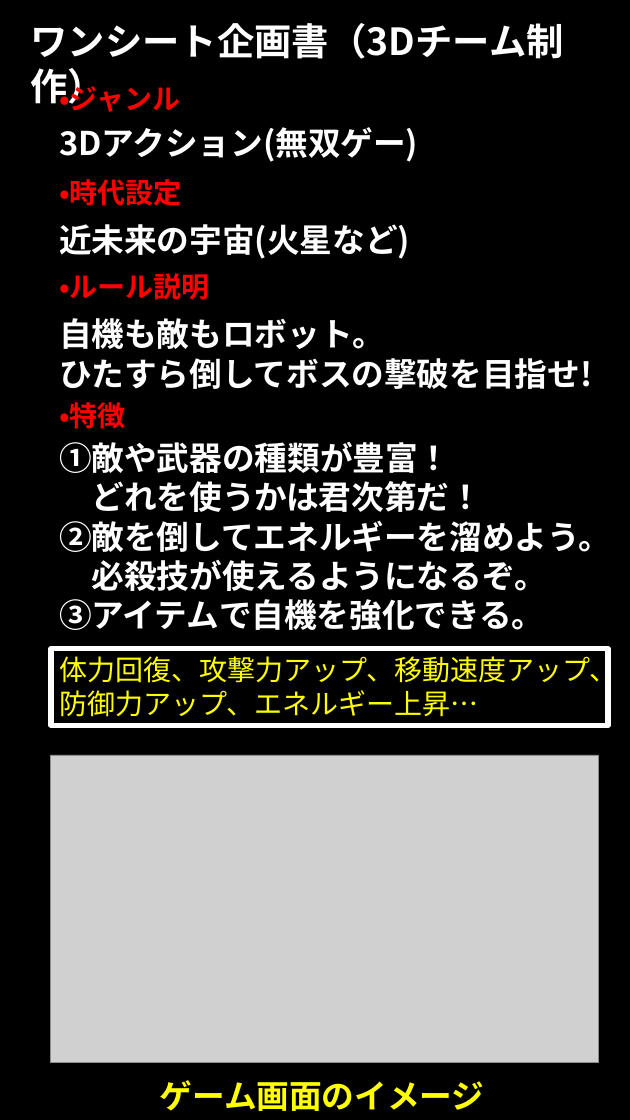
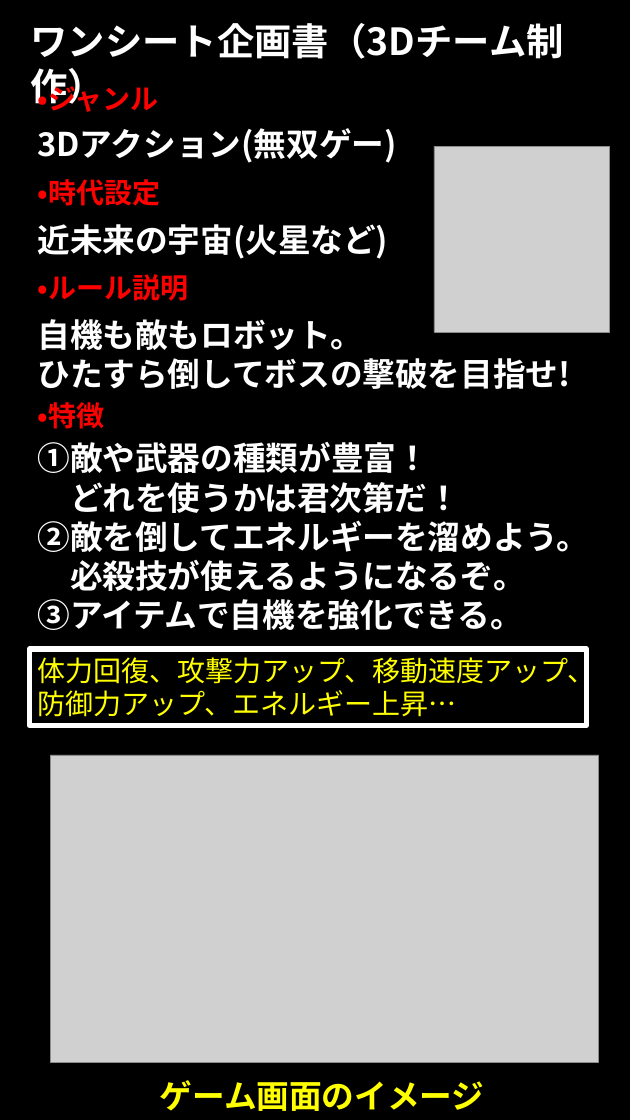
Before and after one commit to taiga246/near_future, a slide deck: slide 1 of チーム近未来/ワンシート(3Dチーム制作).pptx. Drawn at 630x1120 pixels with LibreOffice and Linux fonts; fonts in the diff are those of the drawing; grey boxes stand for pictures. Boxes give left, top, right and bottom in pixels: in the first picture for what was removed or moved away, otherwise in the second. Text is boxed around its words. In the diff, an @@ line names an element or a change of style, - is before the commit and + after.

Commit message:
よろ

```diff
--- a/チーム近未来/ワンシート(3Dチーム制作).pptx
+++ b/チーム近未来/ワンシート(3Dチーム制作).pptx
@@ picture added at [434, 146, 610, 333] @@
@@ 8 texts, 1 rectangle: place and size @@
-8 texts, 1 rectangle at [51, 81, 611, 725]
+8 texts, 1 rectangle at [29, 81, 589, 726]
```
